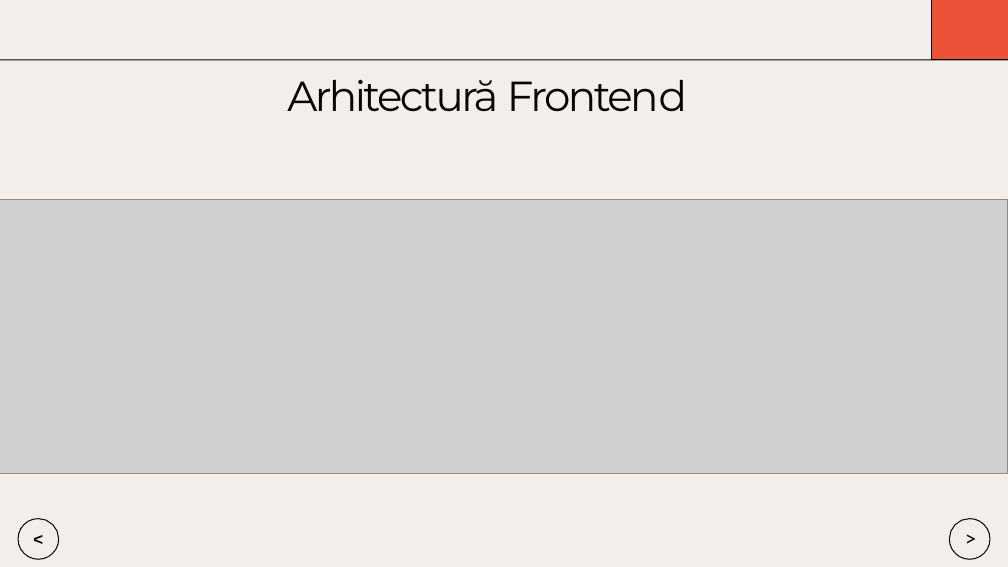
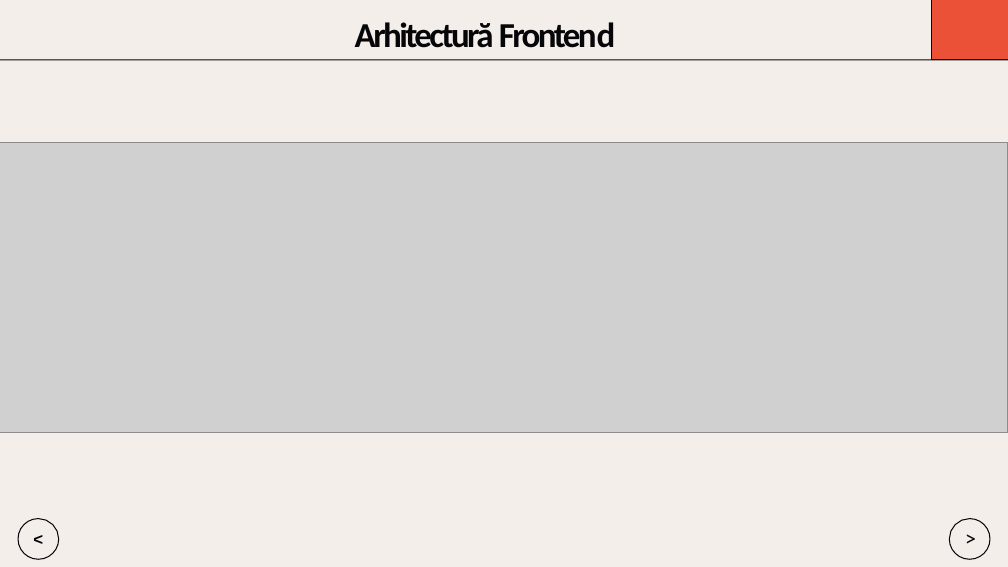
Before and after one commit to Dragomir1401/VisioScience-3D, a slide deck: slide 6 of Roadmap/scss/Prezentare_Final_Dragomir_Andrei.pptx. Drawn at 1008x567 pixels with LibreOffice and Linux fonts; fonts in the diff are those of the drawing; grey boxes stand for pictures. Boxes give left, top, right and bottom in pixels: in the first picture for what was removed or moved away, otherwise in the second. Text is boxed around its words. In the diff, an @@ line names an element or a change of style, - is before the commit and + after.

```diff
--- a/Roadmap/scss/Prezentare_Final_Dragomir_Andrei.pptx
+++ b/Roadmap/scss/Prezentare_Final_Dragomir_Andrei.pptx
@@ title "Arhitectură Frontend": place and size @@
-title "Arhitectură Frontend" at bbox=[287, 80, 687, 112]
+title "Arhitectură Frontend" at bbox=[355, 22, 616, 48]
@@ title "Arhitectură Frontend" at bbox=[355, 22, 616, 48]: size 30 to 25 pt, font Montserrat to Calibri, bold on @@
@@ picture: place and size @@
-picture at bbox=[0, 200, 1008, 474]
+picture at bbox=[0, 142, 1008, 432]
```
Also in this commit, not shown: 10 other slides changed, 5 slides added, 4 slides removed, 4 other files.
